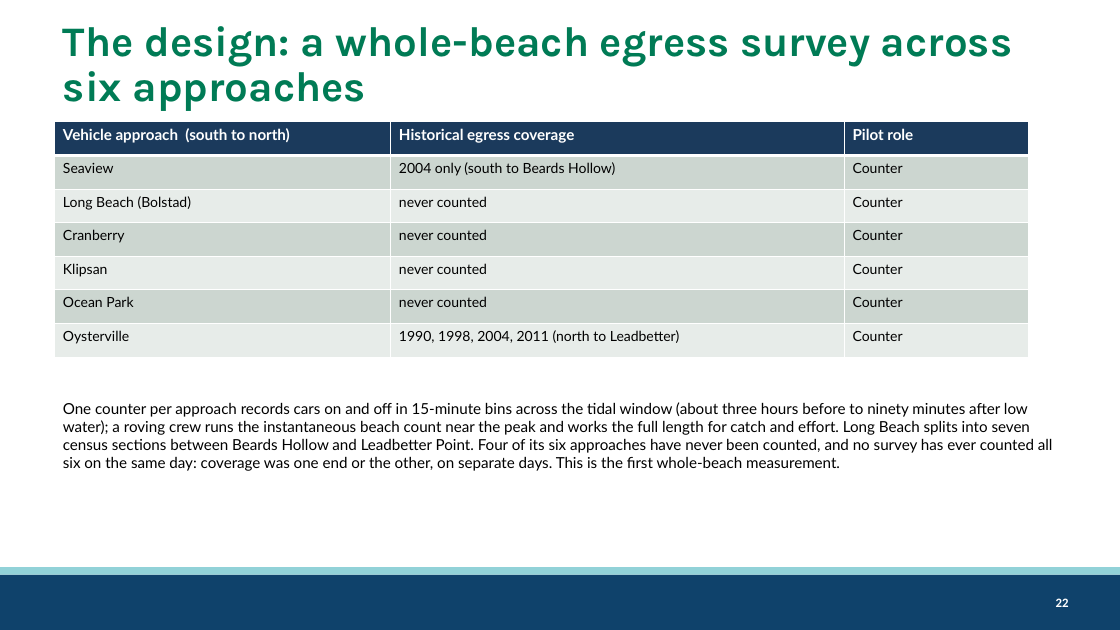
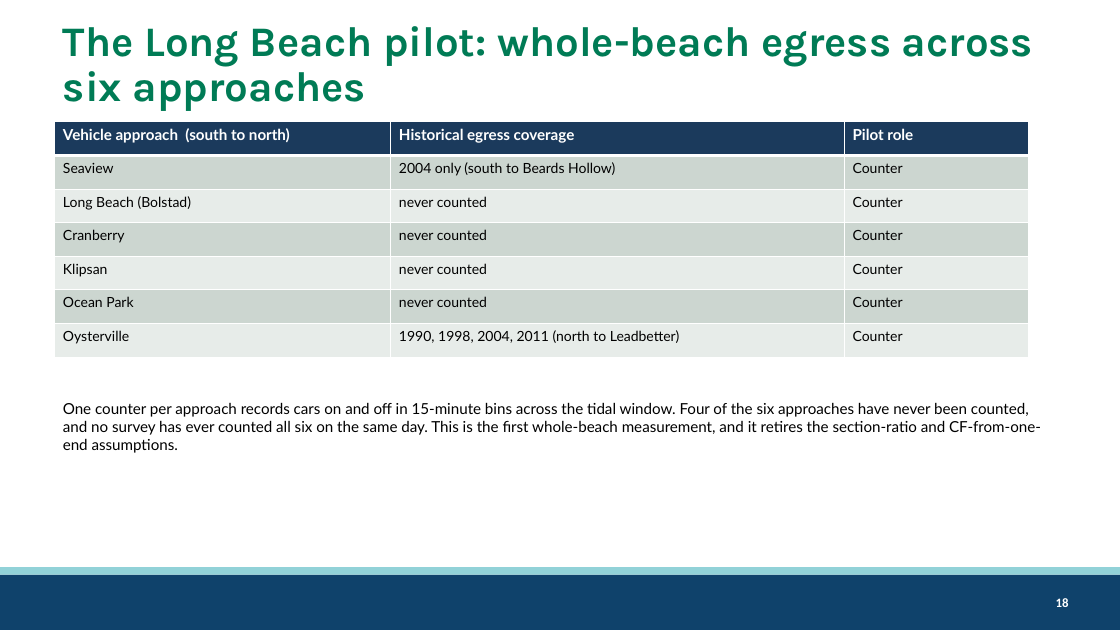
Before and after one commit to mattgeorgephd/razor-clam-harvest-monitoring, a slide deck: slide 18 of 07_presentations/razor-clam-sampling-design.pptx (slide 22 before the commit). Drawn at 1120x630 pixels with LibreOffice and Linux fonts; fonts in the diff are those of the drawing; background and template pictures are left out. Boxes give left, top, right and bottom in pixels: in the first picture for what was removed or moved away, otherwise in the second. Text is boxed around its words. In the diff, an @@ line names an element or a change of style, - is before the commit and + after.

Commit message:
donor beach analysis

```diff
--- a/07_presentations/razor-clam-sampling-design.pptx
+++ b/07_presentations/razor-clam-sampling-design.pptx
@@ title at <box>63,26,1033,111</box>: text changed @@
-The design: a whole-beach egress survey across six approaches
+The Long Beach pilot: whole-beach egress across six approaches
@@ text at <box>63,402,1041,453</box>: text changed @@
-One counter per approach records cars on and off in 15-minute bins across the tidal window (about three hours before to ninety minutes after low water); a roving crew runs the instantaneous beach count near the peak and works the full length for catch and effort. Long Beach splits into seven census sections between Beards Hollow and Leadbetter Point. Four of its six approaches have never been counted, and no survey has ever counted all six on the same day: coverage was one end or the other, on separate days. This is the first whole-beach measurement.
+One counter per approach records cars on and off in 15-minute bins across the tidal window. Four of the six approaches have never been counted, and no survey has ever counted all six on the same day. This is the first whole-beach measurement, and it retires the section-ratio and CF-from-one-end assumptions.
@@ page number at <box>1056,598,1069,607</box>: text changed @@
-22
+18
```
Also in this commit, not shown: 17 other slides changed, 9 slides added, 7 slides removed, 5 other files.
